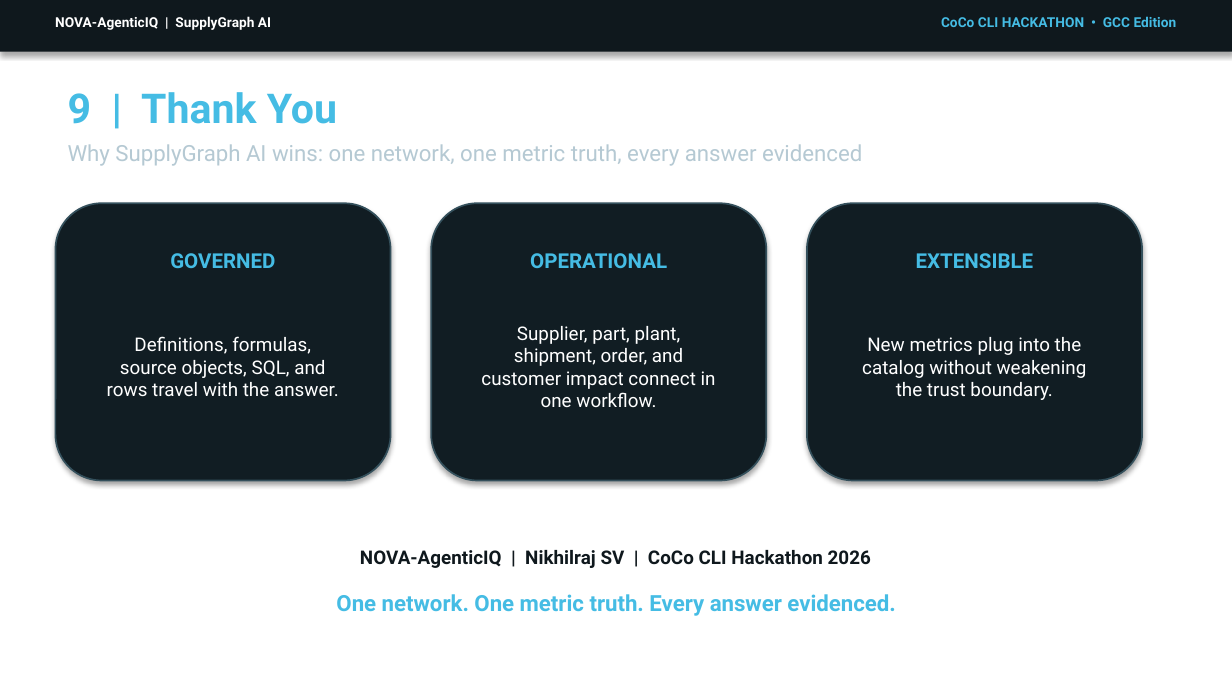
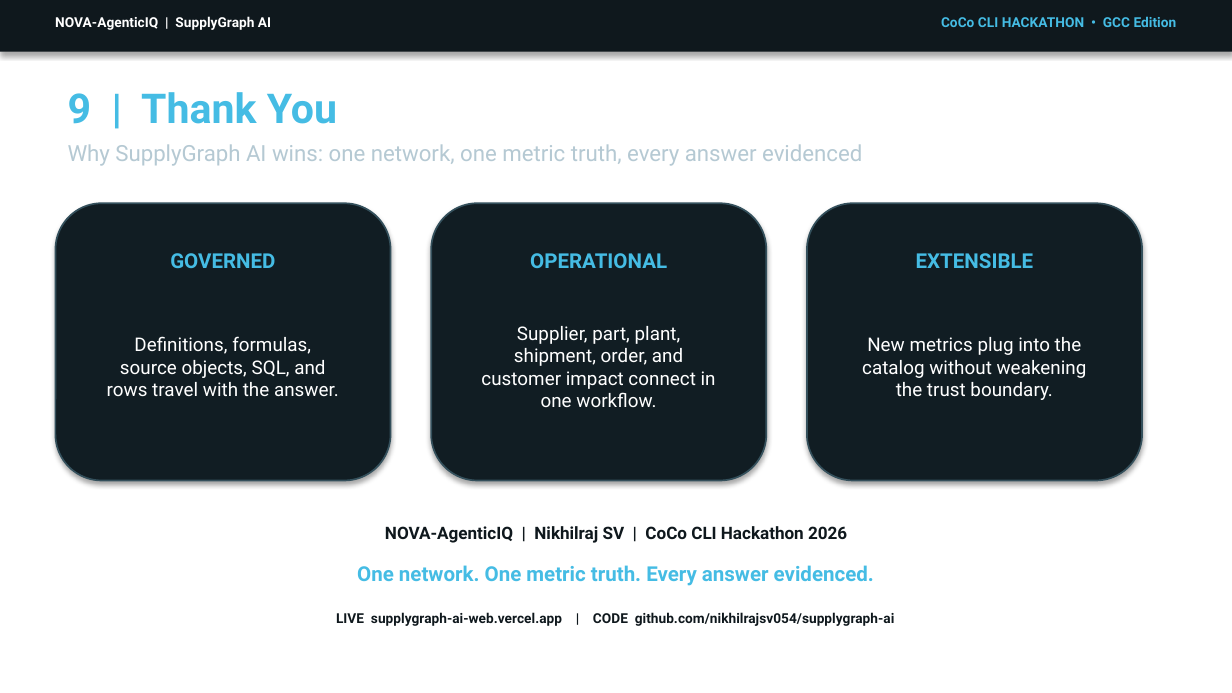
Before and after one commit to nikhilrajsv054/supplygraph-ai, a slide deck: slide 10 of submission-assets/SupplyGraph_AI_Submission_Deck.pptx. Drawn at 1232x693 pixels with LibreOffice and Linux fonts; fonts in the diff are those of the drawing. Boxes give left, top, right and bottom in pixels: in the first picture for what was removed or moved away, otherwise in the second. Text is boxed around its words. In the diff, an @@ line names an element or a change of style, - is before the commit and + after.

```diff
--- a/submission-assets/SupplyGraph_AI_Submission_Deck.pptx
+++ b/submission-assets/SupplyGraph_AI_Submission_Deck.pptx
@@ text "NOVA-AgenticIQ | Nikhilraj SV | ..." moved from (x1=360, y1=550, x2=871, y2=568) to (x1=385, y1=526, x2=847, y2=543) @@
@@ text "NOVA-AgenticIQ | Nikhilraj SV | ..." at (x1=385, y1=526, x2=847, y2=543): size 11 to 10 pt @@
@@ text "One network. One metric truth. ..." moved from (x1=336, y1=594, x2=896, y2=616) to (x1=357, y1=565, x2=874, y2=586) @@
@@ text "One network. One metric truth. ..." at (x1=357, y1=565, x2=874, y2=586): size 13 to 12 pt @@
@@ text added at (x1=336, y1=612, x2=895, y2=626), 8 pt, text #0F181D, bold @@
+LIVE supplygraph-ai-web.vercel.app | CODE github.com/nikhilrajsv054/supplygraph-ai
```
Also in this commit, not shown: 1 other slide changed, 5 other files.
